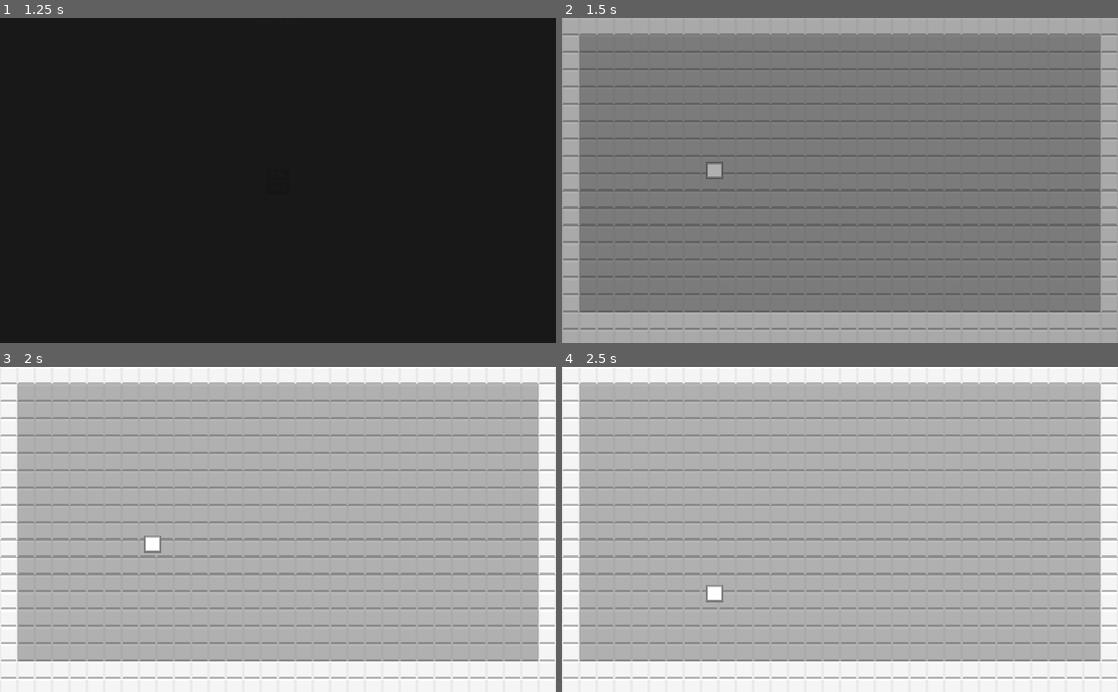
Above: before the commit, frames 1-4 (two rows, left to right).
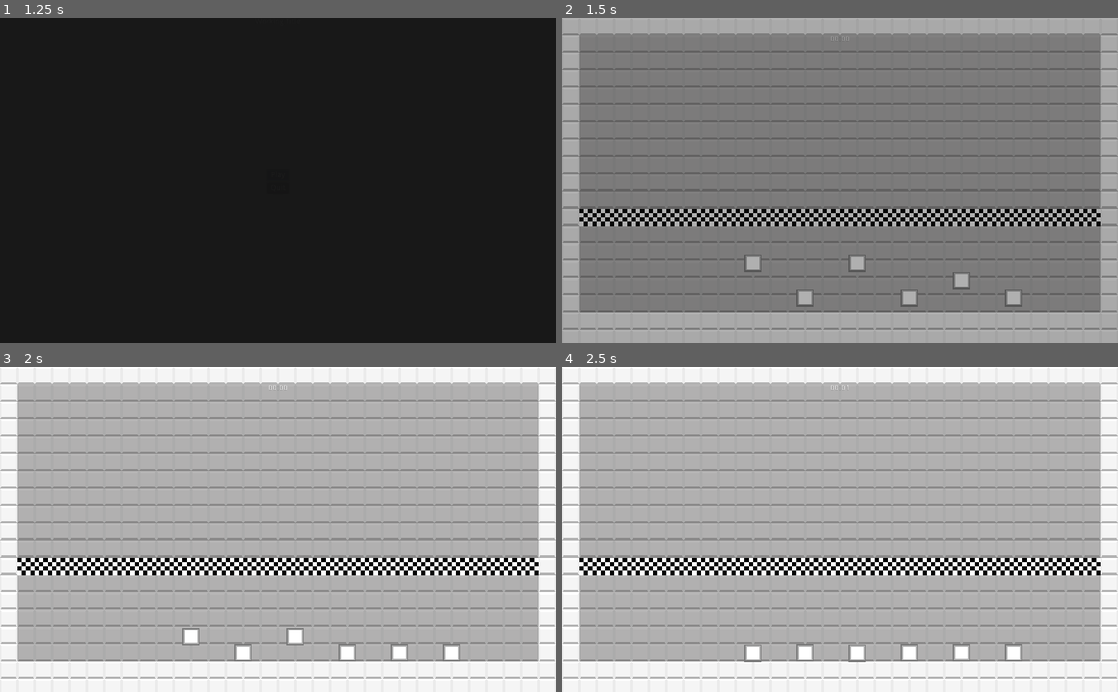
Above: after the commit, the same moments.

Repository: dawnwilson/GDevelopGameJam1
Game: Godot game, scene res://Src/Screens/MainScreen.tscn
Same seed, same stepped clock (60 frames per second), same inputs: the game is played once before the commit and once after it.
Inputs (mouse positions are in pixels of both pictures, inside the frame that each line leads up to):
- Up to frame 1 (1.25 s): click "Play" at 0.5 s
- Up to frame 2 (1.5 s): click "Play" at 1.25 s
- Up to frame 3 (2 s): no input
- Up to frame 4 (2.5 s): move the mouse to (712, 545) at 2.02 s; click (712, 545) at 2.17 s

Frame 1 is identical in both runs. In frame 2, 5.9% of the frame differs, in the area x 3-97%, y 5-89%; in frame 3, 5.9%; in frame 4, 5.9%.

Commit message:
Create base Goal scene. Update Level 1.

Diff:
--- a/Level.gd
+++ b/Level.gd
@@ -1,10 +1,13 @@
 extends Node2D
 
 var held_object = null
-
+var startTime : int
+var endTime : int
 
 
 func _ready():
+	startTime = OS.get_ticks_msec()
+	print(startTime)
 	for node in get_tree().get_nodes_in_group("pickable"):
 		node.connect("clicked", self, "_on_pickable_clicked")
 
@@ -20,3 +23,7 @@
 		if held_object and !event.pressed:
 			held_object.drop(Input.get_last_mouse_speed())
 			held_object = null
+
+
+func setEndTime() -> void:
+	pass
--- /dev/null
+++ b/Src/Levels/Goal.tscn
@@ -0,0 +1,22 @@
+[gd_scene load_steps=3 format=2]
+
+[ext_resource path="res://Assets/CheckerBoard.png" type="Texture" id=1]
+
+[sub_resource type="RectangleShape2D" id=1]
+extents = Vector2( 480, 16 )
+
+[node name="Goal" type="Area2D"]
+
+[node name="TextureRect" type="TextureRect" parent="."]
+margin_right = 16.0
+margin_bottom = 16.0
+mouse_filter = 2
+texture = ExtResource( 1 )
+stretch_mode = 2
+__meta__ = {
+"_edit_use_anchors_": false
+}
+
+[node name="CollisionShape2D" type="CollisionShape2D" parent="."]
+position = Vector2( 8, 8 )
+shape = SubResource( 1 )
--- a/Src/Levels/Level01.tscn
+++ b/Src/Levels/Level01.tscn
@@ -1,9 +1,11 @@
-[gd_scene load_steps=7 format=2]
+[gd_scene load_steps=9 format=2]
 
 [ext_resource path="res://Assets/Surface.png" type="Texture" id=1]
 [ext_resource path="res://Src/UI/BGtiled.tscn" type="PackedScene" id=2]
 [ext_resource path="res://Src/Items/Square.tscn" type="PackedScene" id=3]
 [ext_resource path="res://Level.gd" type="Script" id=4]
+[ext_resource path="res://Src/Levels/Goal.tscn" type="PackedScene" id=5]
+[ext_resource path="res://Src/HUD/HUD.tscn" type="PackedScene" id=6]
 
 [sub_resource type="ConvexPolygonShape2D" id=1]
 points = PoolVector2Array( 32, 32, 0, 32, 0, 0, 32, 0 )
@@ -48,7 +50,40 @@
 format = 1
 tile_data = PoolIntArray( 0, 0, 0, 1, 0, 0, 2, 0, 0, 3, 0, 0, 4, 0, 0, 5, 0, 0, 6, 0, 0, 7, 0, 0, 8, 0, 0, 9, 0, 0, 10, …(2105 unchanged characters)…
 
+[node name="Goal" parent="." instance=ExtResource( 5 )]
+position = Vector2( 142, 76 )
+
+[node name="TextureRect" parent="Goal" index="0"]
+margin_left = -110.0
+margin_top = 276.0
+margin_right = 850.0
+margin_bottom = 308.0
+
+[node name="CollisionShape2D" parent="Goal" index="1"]
+position = Vector2( 370, 292 )
+
+[node name="HUD" parent="." instance=ExtResource( 6 )]
+margin_right = 1024.0
+margin_bottom = 600.0
+
 [node name="ItemContainer" type="Node2D" parent="."]
 
 [node name="Square" parent="ItemContainer" instance=ExtResource( 3 )]
-position = Vector2( 281, 277 )
+position = Vector2( 448, 512 )
+
+[node name="Square2" parent="ItemContainer" instance=ExtResource( 3 )]
+position = Vector2( 640, 512 )
+
+[node name="Square3" parent="ItemContainer" instance=ExtResource( 3 )]
+position = Vector2( 832, 512 )
+
+[node name="Square4" parent="ItemContainer" instance=ExtResource( 3 )]
+position = Vector2( 736, 480 )
+
+[node name="Square5" parent="ItemContainer" instance=ExtResource( 3 )]
+position = Vector2( 544, 448 )
+
+[node name="Square6" parent="ItemContainer" instance=ExtResource( 3 )]
+position = Vector2( 352, 448 )
+
+[editable path="Goal"]
--- a/project.godot
+++ b/project.godot
@@ -17,6 +17,7 @@
 [autoload]
 
 SceneChanger="*res://Src/Autoloads/SceneChanger.tscn"
+Global="*res://Src/Autoloads/Global.gd"
 
 [display]
 
